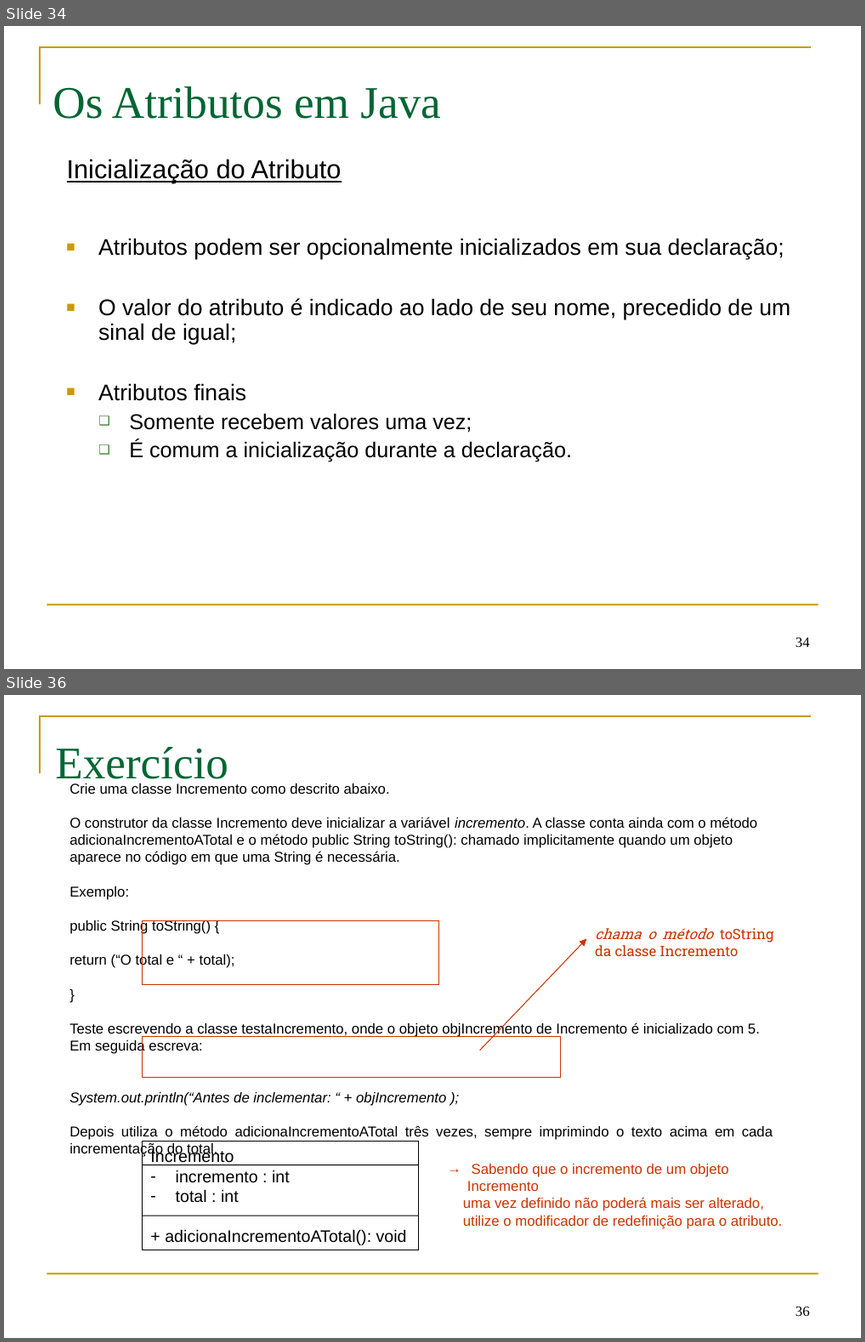
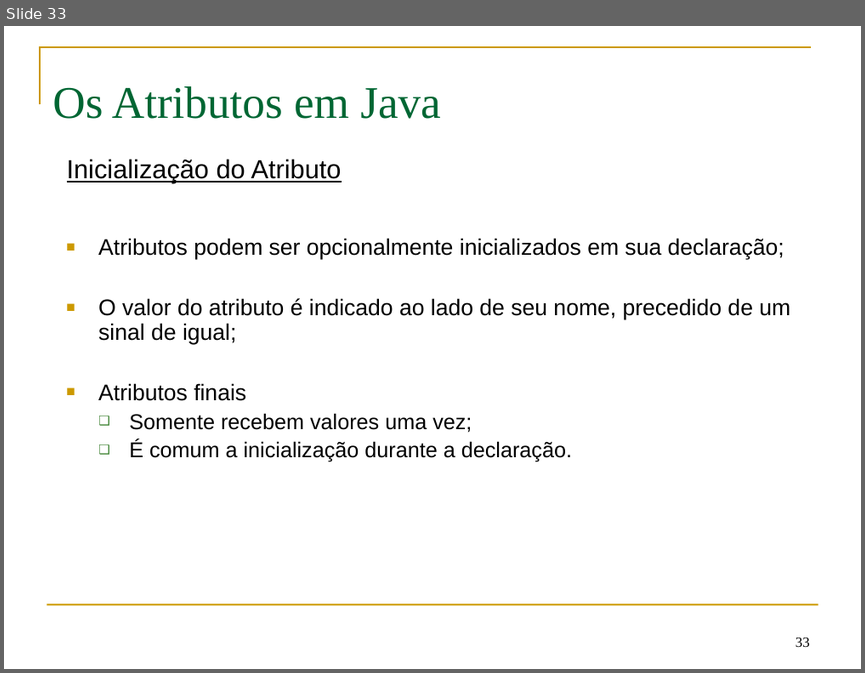
Before and after one commit to luizsodrerj/treinamento, a slide deck: Trilha Standard/editados/ppt/Aula5.ppt. Shown one above the other, each under a label of ours: slides 34 and 36 before the commit, slide 33 after it; the slides between them are not shown. The pictures are 865x1342 and 865x673 pixels, drawn with LibreOffice and Linux fonts; fonts in the diff are those of the drawing. Boxes give left, top, right and bottom in pixels: in the first picture for what was removed or moved away, otherwise in the second. Text is boxed around its words. In the diff, an @@ line names an element or a change of style, - is before the commit and + after.

```diff
--- a/Trilha Standard/editados/ppt/Aula5.ppt
+++ b/Trilha Standard/editados/ppt/Aula5.ppt
@@ slide 36 removed at (x1=4, y1=695, x2=861, y2=1338), background #FFFFFF; not listed: 2 template elements that a slide beside it also shows @@
@@ text removed at (x1=55, y1=747, x2=228, y2=788) @@
-Exercício
@@ text removed at (x1=69, y1=783, x2=772, y2=1157) @@
-Crie uma classe Incremento como descrito abaixo.
-O construtor da classe Incremento deve inicializar a variável incremento. A classe conta ainda com o método adicionaIncrementoATotal e o método public String toString(): chamado implicitamente quando um objeto aparece no código em que uma String é necessária.
-Exemplo:
-public String toString() {
-return (“O total e “ + total);
-}
-Teste escrevendo a classe testaIncremento, onde o objeto objIncremento de Incremento é inicializado com 5. Em seguida escreva:
-System.out.println(“Antes de inclementar: “ + objIncremento );
-Depois utiliza o método adicionaIncrementoATotal três vezes, sempre imprimindo o texto acima em cada incrementação do total.
@@ rectangle removed at (x1=142, y1=920, x2=438, y2=985) @@
@@ arrow removed from (479, 1049) to (586, 938) @@
@@ text removed at (x1=595, y1=928, x2=774, y2=956) @@
-chama o método toString da classe Incremento
@@ rectangle removed at (x1=142, y1=1037, x2=560, y2=1077) @@
@@ rectangle removed at (x1=142, y1=1141, x2=419, y2=1250) @@
-Incremento
-– incremento : int
-– total : int
-+ adicionaIncrementoATotal(): void
@@ line removed from (142, 1164) to (419, 1164) @@
@@ text removed at (x1=463, y1=1163, x2=783, y2=1229) @@
-→ Sabendo que o incremento de um objeto Incremento
-uma vez definido não poderá mais ser alterado,
-utilize o modificador de redefinição para o atributo.
@@ line removed from (142, 1215) to (419, 1215) @@
@@ page number removed at (x1=795, y1=1306, x2=810, y2=1315) @@
-36
@@ what was slide 34 is now slide 33 @@
@@ page number at (x1=795, y1=637, x2=810, y2=646): text changed @@
-34
+33
```
Also in this commit, not shown: 2 other slides removed, 21 other files.
